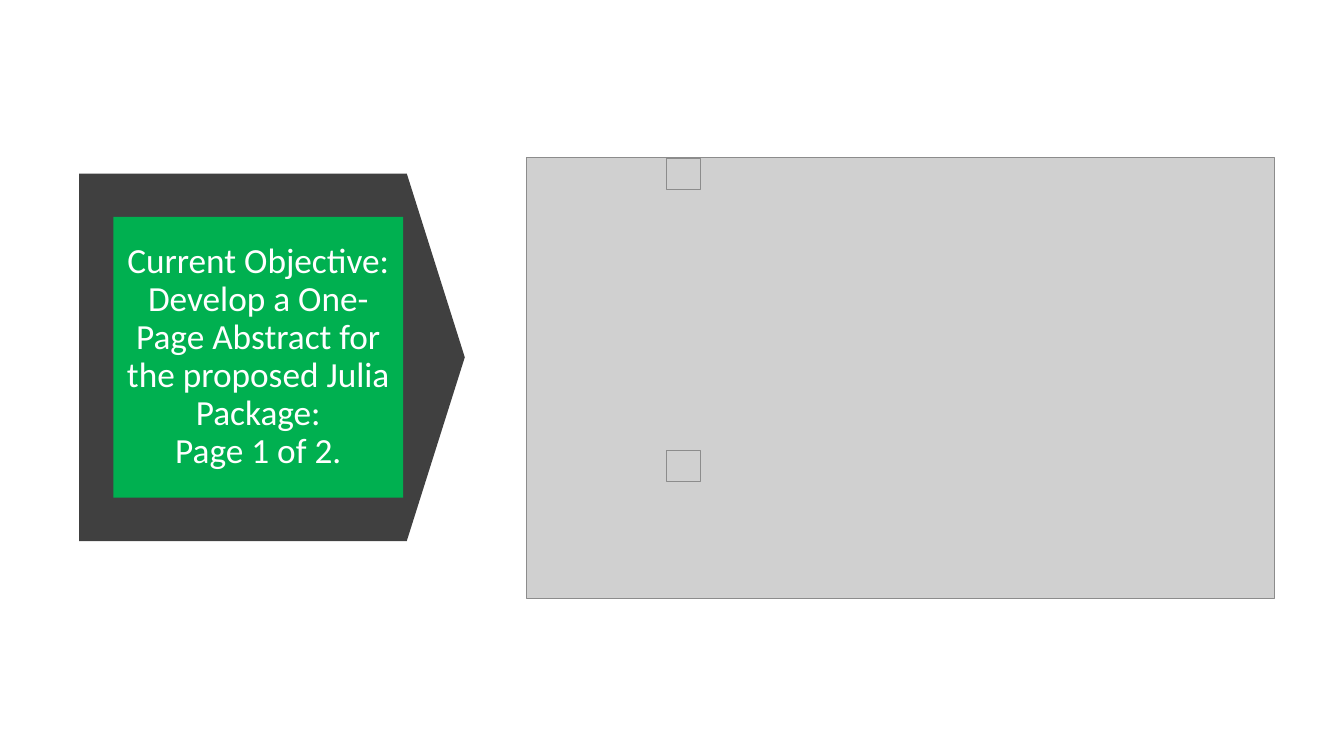
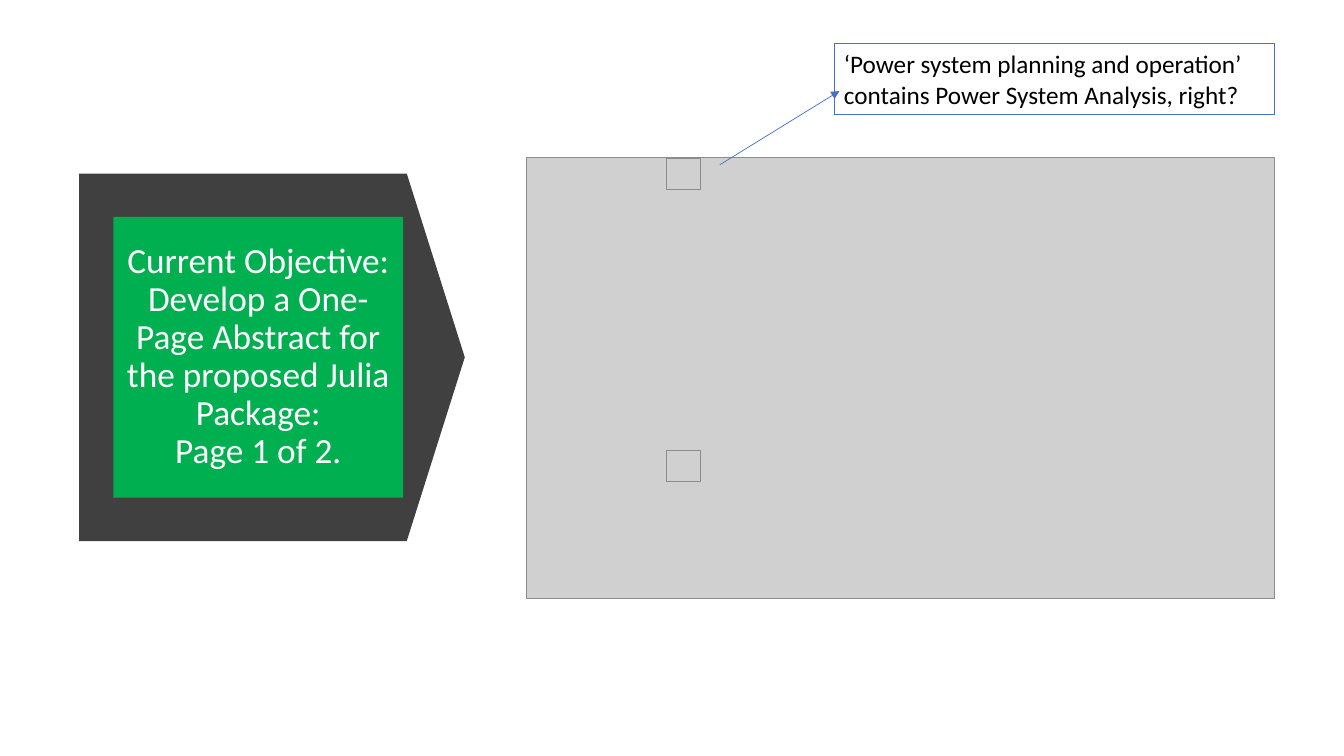
Before and after one commit to Realife-Brahmin/OriginalDocsHub, a slide deck: slide 4 of ee521/plan_for_ee521_in_julia/ee521_julia_plan.pptx. Drawn at 1344x756 pixels with LibreOffice and Linux fonts; fonts in the diff are those of the drawing; grey boxes stand for pictures. Boxes give left, top, right and bottom in pixels: in the first picture for what was removed or moved away, otherwise in the second. Text is boxed around its words. In the diff, an @@ line names an element or a change of style, - is before the commit and + after.

```diff
--- a/ee521/plan_for_ee521_in_julia/ee521_julia_plan.pptx
+++ b/ee521/plan_for_ee521_in_julia/ee521_julia_plan.pptx
@@ rectangle added at (x1=834, y1=43, x2=1274, y2=115), outline #4472C4 0.75 pt, 18 pt, text #000000 @@
+‘Power system planning and operation’ contains Power System Analysis, right?
@@ arrow added from (720, 164) to (840, 91), #4472C4 0.5 pt @@
```
Also in this commit, not shown: 1 other slide changed.
